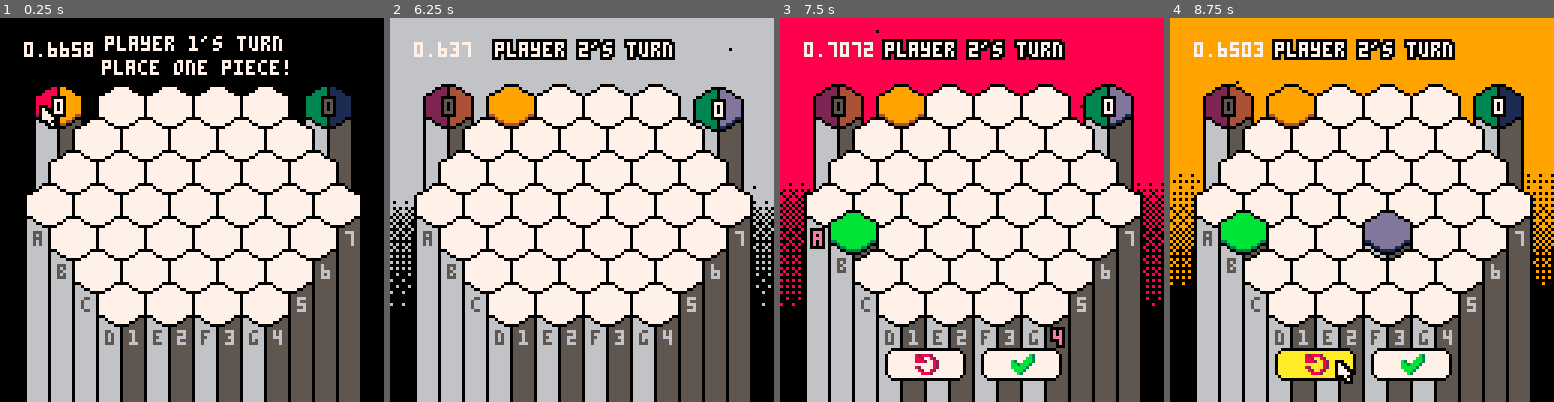
Above: before the commit, frames 1-4 (left to right).
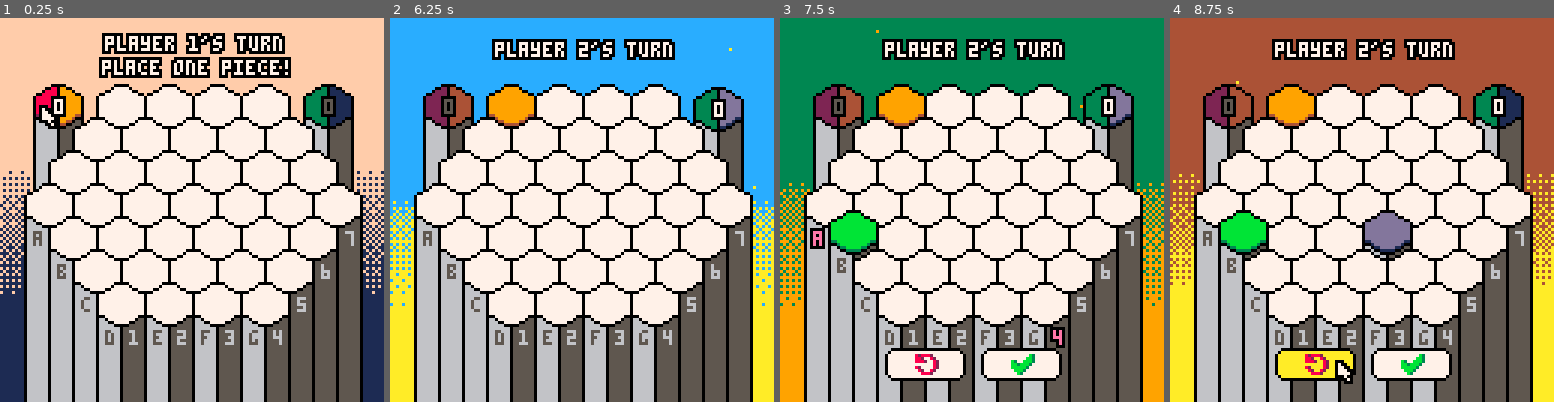
Above: after the commit, the same moments.

Repository: austin-m2/PICO-8-Carts
Game: PICO-8 cartridge bloom.p8
Same seed, same stepped clock (60 frames per second), same inputs: the game is played once before the commit and once after it.
Inputs (mouse positions are in pixels of both pictures, inside the frame that each line leads up to):
- Up to frame 1 (0.25 s): no input
- Up to frame 2 (6.25 s): tap X (X key) at 0.33, 1.07, 1.85, 2.97, 4.08, 5.2 s; click (670, 121) at 0.67 s; tap O (Z key) at 0.7, 1.7, 2.1, 2.5, 2.9, 3.3, 3.7, 4.1, 4.5, 4.9, 5.3, 5.7, 6.1 s; click (436, 267) at 1.22 s; hold Right 1.6-2.1 s; click (497, 114) at 1.77 s; hold Up 2.15-2.42 s; click (562, 259) at 2.32 s; hold Right 2.47-3.03 s; click (624, 106) at 2.87 s; hold Left 3.08-3.58 s; click (685, 256) at 3.42 s; hold Down 3.63-3.97 s; click (451, 102) at 3.97 s; hold Right 4.02-4.68 s; click (512, 248) at 4.52 s; hold Up 4.73-5.03 s; click (574, 94) at 5.07 s; hold Left 5.08-5.68 s; click (639, 244) at 5.62 s; hold Down 5.73-6.03 s; hold Right from 6.08 s (still down); click (701, 90) at 6.17 s
- Up to frame 3 (7.5 s): tap X (X key) at 6.32, 7.43 s; tap O (Z key) at 6.5, 6.9, 7.3 s; release Right at 6.58 s; hold Right 6.63-7.13 s; click (856, 236) at 6.72 s; hold Up 7.18-7.45 s; click (918, 83) at 7.27 s
- Up to frame 4 (8.75 s): hold Right 7.5-8.07 s; tap O (Z key) at 7.7, 8.1, 8.5 s; click (1369, 229) at 7.82 s; hold Left 8.12-8.62 s; click (1434, 79) at 8.37 s; tap X (X key) at 8.55 s; hold Down from 8.67 s (still down)

The runs differ from the first frame. In frame 1, 25% of the frame differs, in the area x 0-100%, y 0-100%; in frame 2, 28%; in frame 3, 28%; in frame 4, 28%.

Commit message:
Update bloom.p8
Chose some nice background colors
Cleaned up/removed some tokens

Diff:
--- a/bloom.p8
+++ b/bloom.p8
@@ -261,7 +261,7 @@
   end
 
   --print cpu
-  print(stat(1), 8, 8, 7)
+  --print(stat(1), 8, 8, 7)
 end
 
 function build_pattern(num)
@@ -298,16 +298,20 @@
   back_y_orig = {55,57,59,61,65,67,71,75,83,87,91,95}
   back_y = {}
   --background_col = 0xec
-  background_col = 0x00
+  background_col_index = 1
+  background_col_list = {0x1f, 0x1e, 0x91, 0xa2, 0x14, 0x92, 0xac, 0x2a, 0x93, 0xa4, 0xe1, 0xf4}
+  background_col = background_col_list[background_col_index]
 
   --good colors
-  --13, 16, 1c, 1f
+  --1f, 1e, 91, a2, 14, 40, 92, ac, 2a, 81, 90, 93, a0, a4, e1, f4
 end
 
 function background_update()
   if (is_pressed(5)) then
     --background_col = flr(rnd(0xff))
-    background_col += 1
+    background_col_index += 1
+    if (background_col_index > #background_col_list) background_col_index = 1
+    background_col = background_col_list[background_col_index]
     particle_systems[1].drawfuncs[1].params.colors[1] = flr(shr(background_col, 4))
   end
   for i = 1, #back_y_orig do
@@ -741,7 +745,16 @@
     end
   end
 
-  if (gamestate == "p1top2") then
+  if (gamestate == "p1top2" or gamestate == "p2top1") then
+
+    if (gamestate == "p1top2") then
+      piece1 = 3
+      piece2 = 4
+    else
+      piece1 = 1
+      piece2 = 2
+    end
+
     bloomtable = {}
     for i = 1, 7 do
       for j = 1, 7 do
@@ -757,7 +770,7 @@
           end
 
           --only add enemy blooms to the table
-          if ((not found) and (board[i][j] == 3 or board[i][j] == 4)) then
+          if ((not found) and (board[i][j] == piece1 or board[i][j] == piece2)) then
             bloom = {}
             findbloom(i, j, bloom)
             add(bloomtable, bloom)
@@ -790,76 +803,15 @@
         make_sparks_ps(cells[board_coords_to_index(piece[1], piece[2])].x + 9, cells[board_coords_to_index(piece[1], piece[2])].y + 10, board[piece[1]][piece[2]])
         board[piece[1]][piece[2]] = 0
         cells[board_coords_to_index(piece[1], piece[2])].y = cell_coords[board_coords_to_index(piece[1], piece[2])][2] + 200
-        p1score += 1
+        if (gamestate == "p1top2") then p1score += 1 else p2score += 1 end
         offset += .1
       end
     end
 
-    if (p1score >= maxscore) then
+    if (p1score >= maxscore or p2score >= maxscore) then
       gamestate = "end"
     else
-      gamestate = "player2"
-    end
-  end
-
-  if (gamestate == "p2top1") then
-    bloomtable = {}
-    for i = 1, 7 do
-      for j = 1, 7 do
-        if (board[i][j] > 0)  then --a piece is here!
-          --check if this piece is already in a bloom we know about
-          found = false
-          for bloomy in all(bloomtable) do
-            for piece in all(bloomy) do
-              if (piece[1] == i and piece[2] == j) then
-                found = true
-              end
-            end
-          end
-
-          --only add enemy blooms to the table
-          if ((not found) and (board[i][j] == 1 or board[i][j] == 2)) then
-            bloom = {}
-            findbloom(i, j, bloom)
-            add(bloomtable, bloom)
-          end
-        end
-      end
-    end
-
-    --now we have a table containing all the enemy blooms on the board!
-    --check to see if any of them should be destroyed
-    deadblooms = {}
-    for bloom in all(bloomtable) do
-     alive = false
-     for piece in all(bloom) do
-      if (is_there_an_empty_neighbor(piece)) then
-        alive = true
-        break
-      end
-     end
-     if (not alive) then
-      --mark bloom for deletion
-      add(deadblooms, bloom)
-     end
-    end
-
-    --kill blooms that were marked for deletion
-    for bloom in all(deadblooms) do
-      sfx(3)
-      for piece in all(bloom) do
-        make_sparks_ps(cells[board_coords_to_index(piece[1], piece[2])].x + 9, cells[board_coords_to_index(piece[1], piece[2])].y + 10, board[piece[1]][piece[2]])
-        board[piece[1]][piece[2]] = 0
-        cells[board_coords_to_index(piece[1], piece[2])].y = cell_coords[board_coords_to_index(piece[1], piece[2])][2] + 200
-        p2score += 1
-        offset += .1
-      end
-    end
-
-    if (p2score >= maxscore) then
-      gamestate = "end"
-    else
-      gamestate = "player1"
+      if (gamestate == "p1top2") then gamestate = "player2" else gamestate = "player1" end
     end
   end
 
